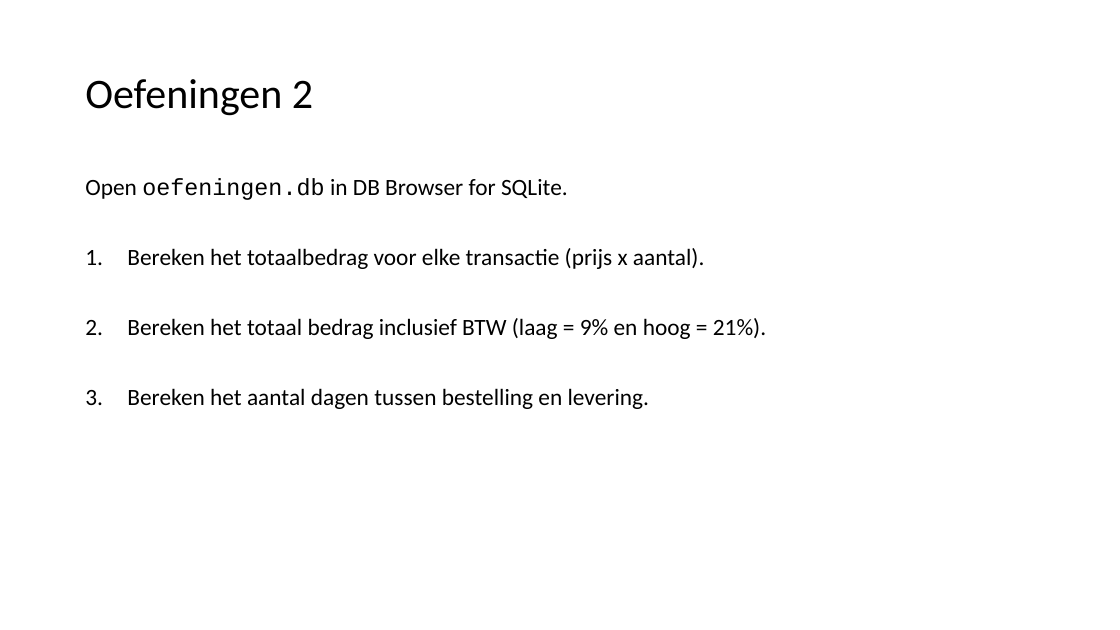
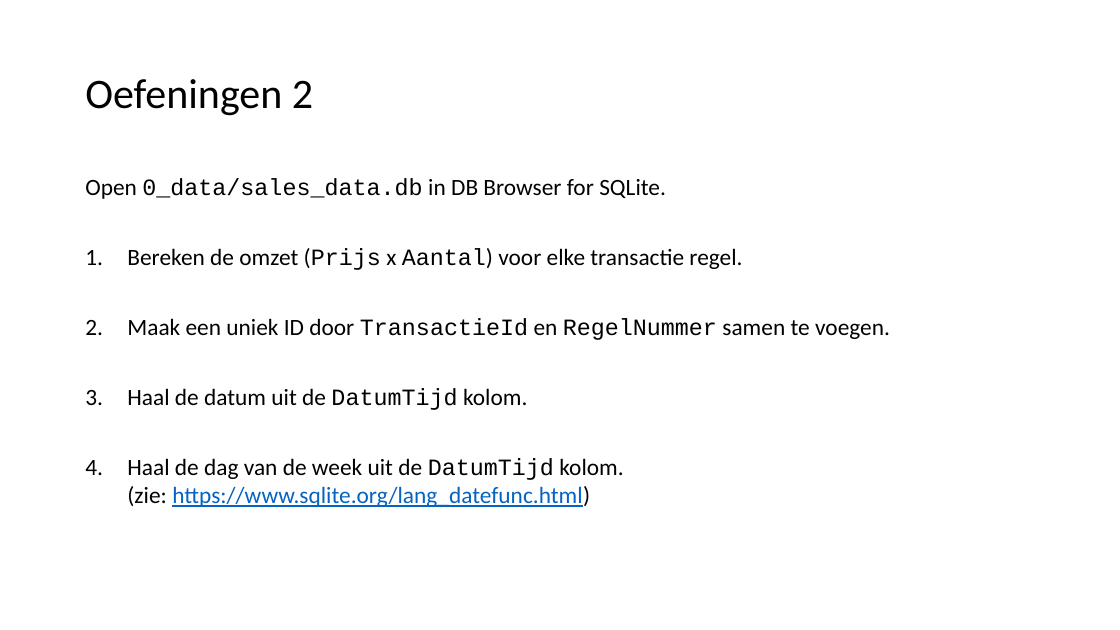
Before and after one commit to LFKoning/knowledge-sharing, a slide deck: slide 22 of sql_course/1_basics/1_basics.pptx. Drawn at 1120x630 pixels with LibreOffice and Linux fonts; fonts in the diff are those of the drawing. Boxes give left, top, right and bottom in pixels: in the first picture for what was removed or moved away, otherwise in the second. Text is boxed around its words. In the diff, an @@ line names an element or a change of style, - is before the commit and + after.

```diff
--- a/sql_course/1_basics/1_basics.pptx
+++ b/sql_course/1_basics/1_basics.pptx
@@ text at (85, 178, 890, 507): text changed @@
-Open oefeningen.db in DB Browser for SQLite.
-1. Bereken het totaalbedrag voor elke transactie (prijs x aantal).
-2. Bereken het totaal bedrag inclusief BTW (laag = 9% en hoog = 21%).
-3. Bereken het aantal dagen tussen bestelling en levering.
+Open 0_data/sales_data.db in DB Browser for SQLite.
+1. Bereken de omzet (Prijs x Aantal) voor elke transactie regel.
+2. Maak een uniek ID door TransactieId en RegelNummer samen te voegen.
+3. Haal de datum uit de DatumTijd kolom.
+4. Haal de dag van de week uit de DatumTijd kolom.
+   (zie: https://www.sqlite.org/lang_datefunc.html)
```
Also in this commit, not shown: 38 other slides changed, 1 slide added, 29 other files.
